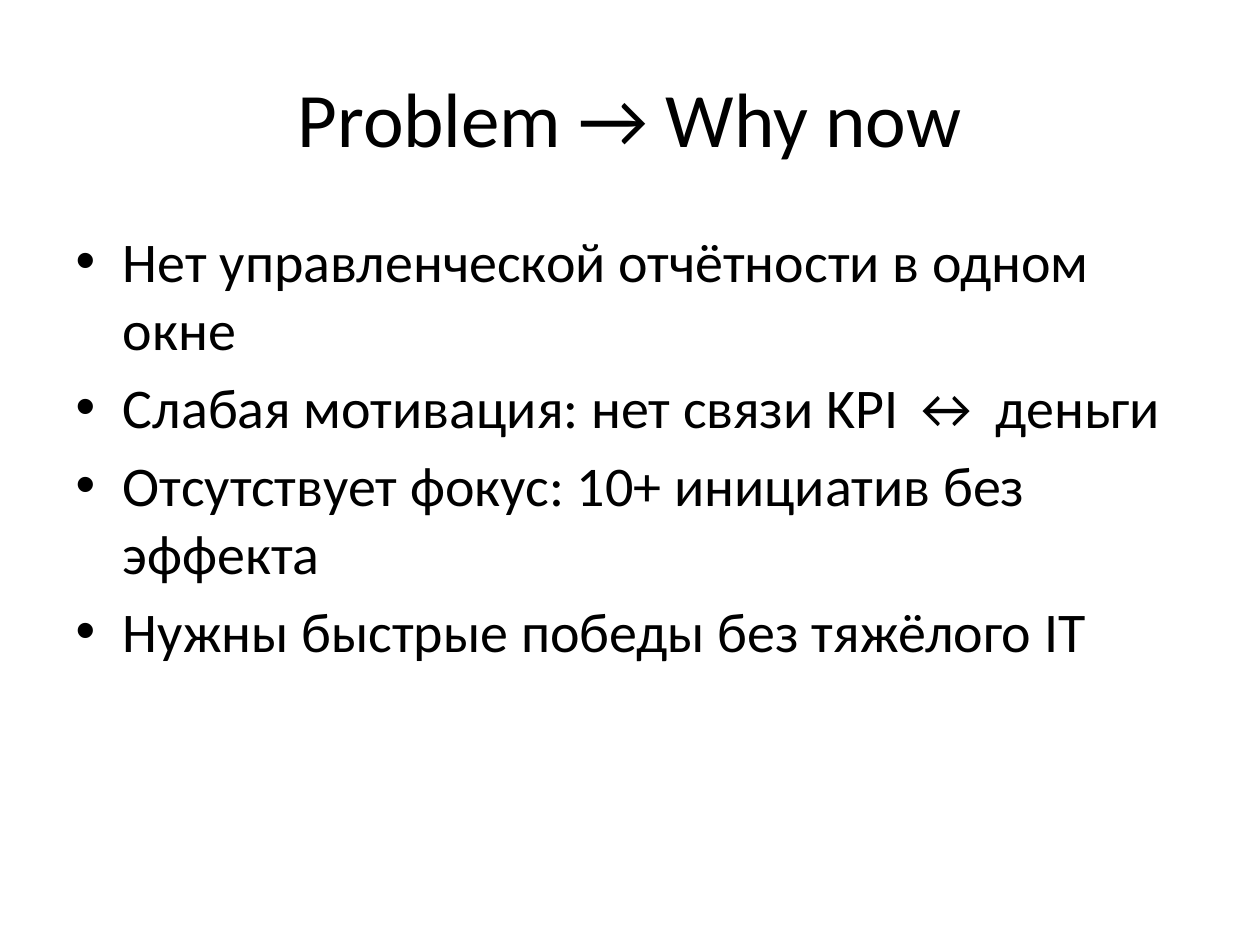
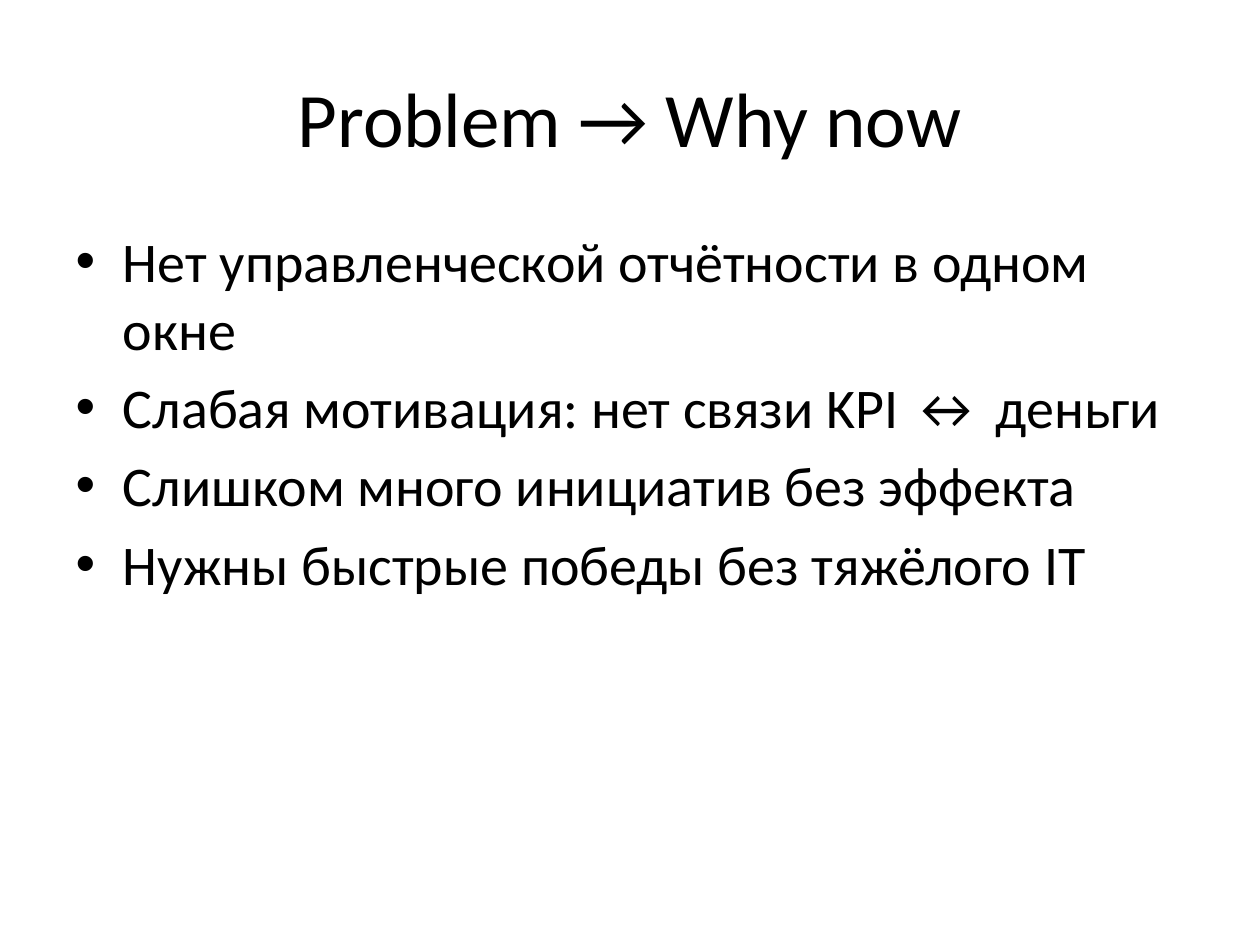
Before and after one commit to Vildia/CFG-consulting, a slide deck: slide 2 of downloads/CFG_PitchDeck.pptx. Drawn at 1260x945 pixels with LibreOffice and Linux fonts; fonts in the diff are those of the drawing. Boxes give left, top, right and bottom in pixels: in the first picture for what was removed or moved away, otherwise in the second. Text is boxed around its words. In the diff, an @@ line names an element or a change of style, - is before the commit and + after.

```diff
--- a/downloads/CFG_PitchDeck.pptx
+++ b/downloads/CFG_PitchDeck.pptx
@@ text at (123, 468, 1076, 516): text changed @@
-• Отсутствует фокус: 10+ инициатив без эффекта
+• Слишком много инициатив без эффекта
```
Also in this commit, not shown: 4 other slides changed, 3 slides removed, 12 other files.
